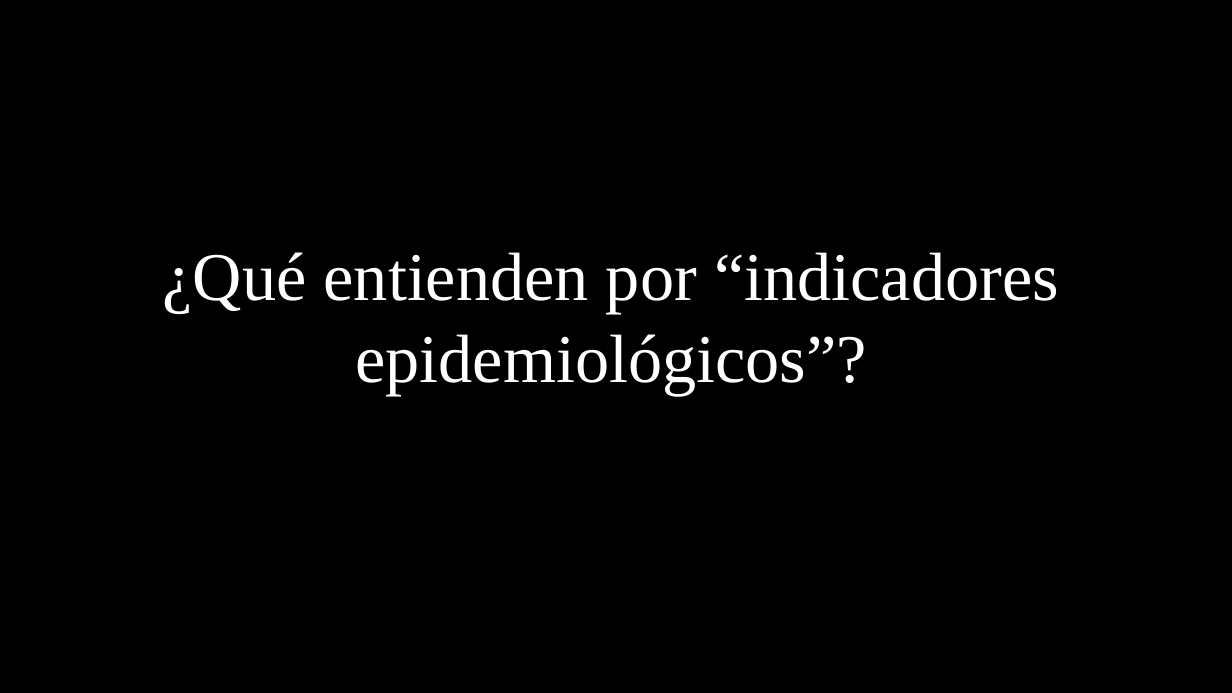
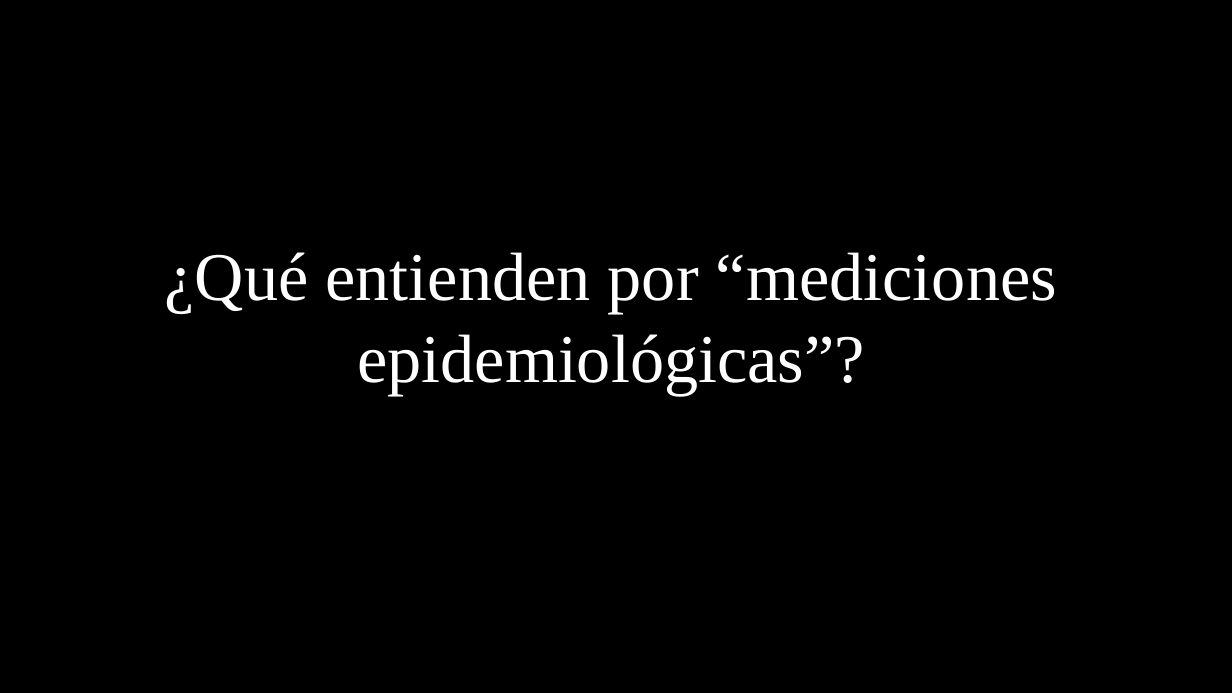
Before and after one commit to gerardommc/Medicina-Cons, a slide deck: slide 15 of Epidemiologia-basica.odp (slide 2 before the commit). Drawn at 1232x693 pixels with LibreOffice and Linux fonts; fonts in the diff are those of the drawing. Boxes give left, top, right and bottom in pixels: in the first picture for what was removed or moved away, otherwise in the second. Text is boxed around its words. In the diff, an @@ line names an element or a change of style, - is before the commit and + after.

```diff
--- a/Epidemiologia-basica.odp
+++ b/Epidemiologia-basica.odp
@@ title at (165, 252, 1057, 395): text changed @@
-¿Qué entienden por “indicadores epidemiológicos”?
+¿Qué entienden por “mediciones epidemiológicas”?
```
Also in this commit, not shown: 2 other slides changed, 12 slides added, 3 other files.
